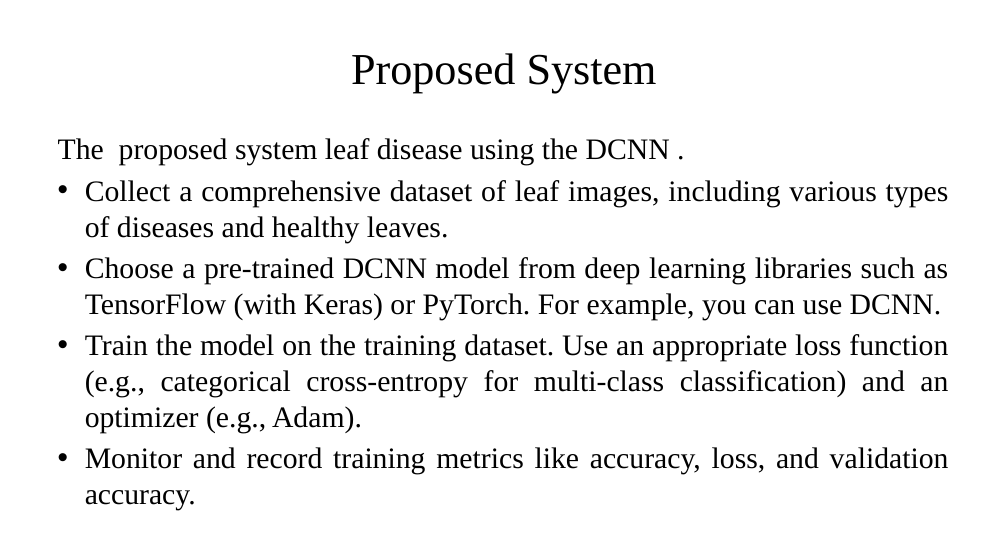
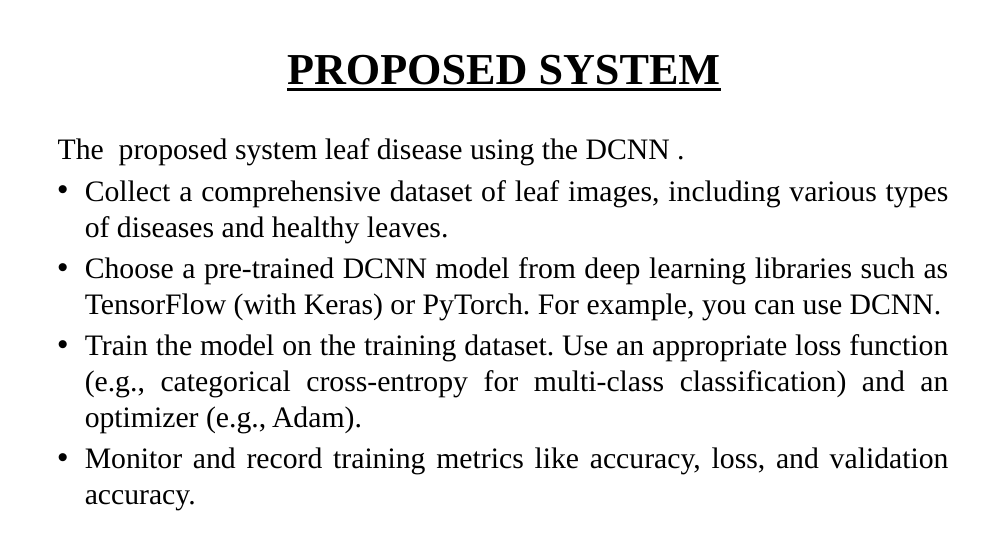
Before and after one commit to kalees64/AI-BASED-LEAF-DISEASE-IDENTIFICATION-AND-CLASSIFICATION-SYSTEM-USING-DEEP-LEARNING, a slide deck: slide 17 of report/Final Ppt-Leaf disease.pptx. Drawn at 1008x542 pixels with LibreOffice and Linux fonts; fonts in the diff are those of the drawing. Boxes give left, top, right and bottom in pixels: in the first picture for what was removed or moved away, otherwise in the second. Text is boxed around its words. In the diff, an @@ line names an element or a change of style, - is before the commit and + after.

```diff
--- a/report/Final Ppt-Leaf disease.pptx
+++ b/report/Final Ppt-Leaf disease.pptx
@@ title at [287,54,721,91]: text changed; bold on @@
-Proposed System
+PROPOSED SYSTEM
```
Also in this commit, not shown: 32 other slides changed, 6 other files.
